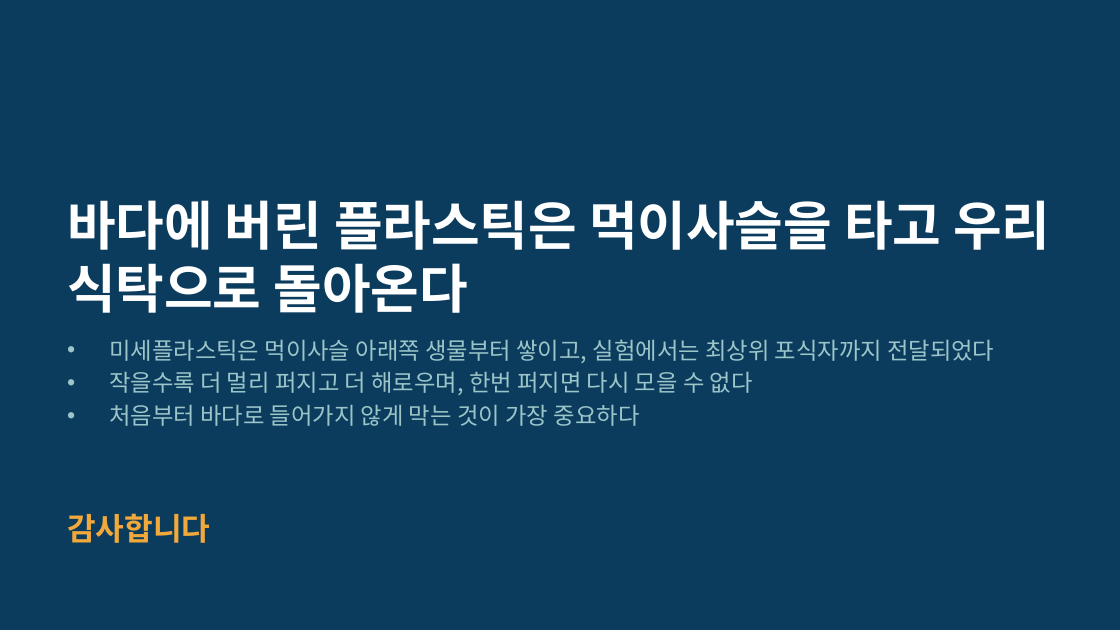
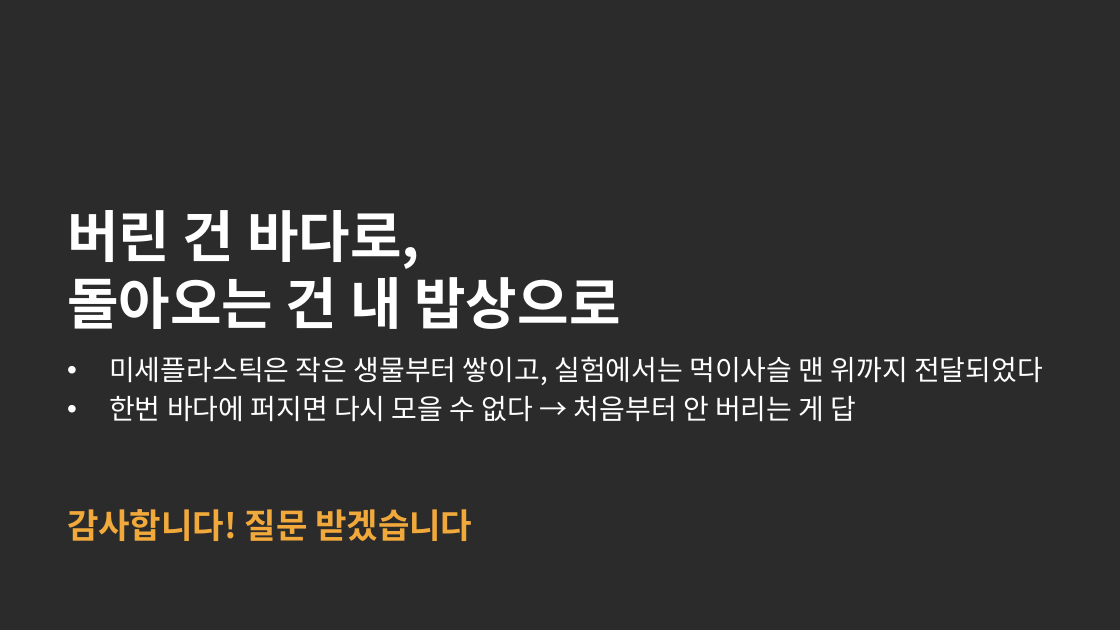
Before and after one commit to packsunjin/Graph, a slide deck: slide 13 of reports/미세플라스틱_발표_10605_박선진.pptx. Drawn at 1120x630 pixels with LibreOffice and Linux fonts; fonts in the diff are those of the drawing; background and template pictures are left out; a plain dark background stands for a picture behind light text. Boxes give left, top, right and bottom in pixels: in the first picture for what was removed or moved away, otherwise in the second. Text is boxed around its words. In the diff, an @@ line names an element or a change of style, - is before the commit and + after.

```diff
--- a/reports/미세플라스틱_발표_10605_박선진.pptx
+++ b/reports/미세플라스틱_발표_10605_박선진.pptx
@@ background #0B3C5D to picture (left out) @@
@@ title at [67, 210, 620, 329]: text changed; size 34 to 36 pt @@
-바다에 버린 플라스틱은 먹이사슬을 타고 우리 식탁으로 돌아온다
+버린 건 바다로,
+돌아오는 건 내 밥상으로
@@ text at [109, 356, 1043, 422]: text changed; size 15 to 18 pt; text colour #9CC5C9 to #FFFFFF @@
-• 미세플라스틱은 먹이사슬 아래쪽 생물부터 쌓이고, 실험에서는 최상위 포식자까지 전달되었다
-• 작을수록 더 멀리 퍼지고 더 해로우며, 한번 퍼지면 다시 모을 수 없다
-• 처음부터 바다로 들어가지 않게 막는 것이 가장 중요하다
+• 미세플라스틱은 작은 생물부터 쌓이고, 실험에서는 먹이사슬 맨 위까지 전달되었다
+• 한번 바다에 퍼지면 다시 모을 수 없다 → 처음부터 안 버리는 게 답
@@ text at [67, 509, 472, 541]: text changed; size 20 to 22 pt @@
-감사합니다
+감사합니다! 질문 받겠습니다
```
Also in this commit, not shown: 9 other slides changed, 4 slides added, 3 slides removed, 1 other file.
